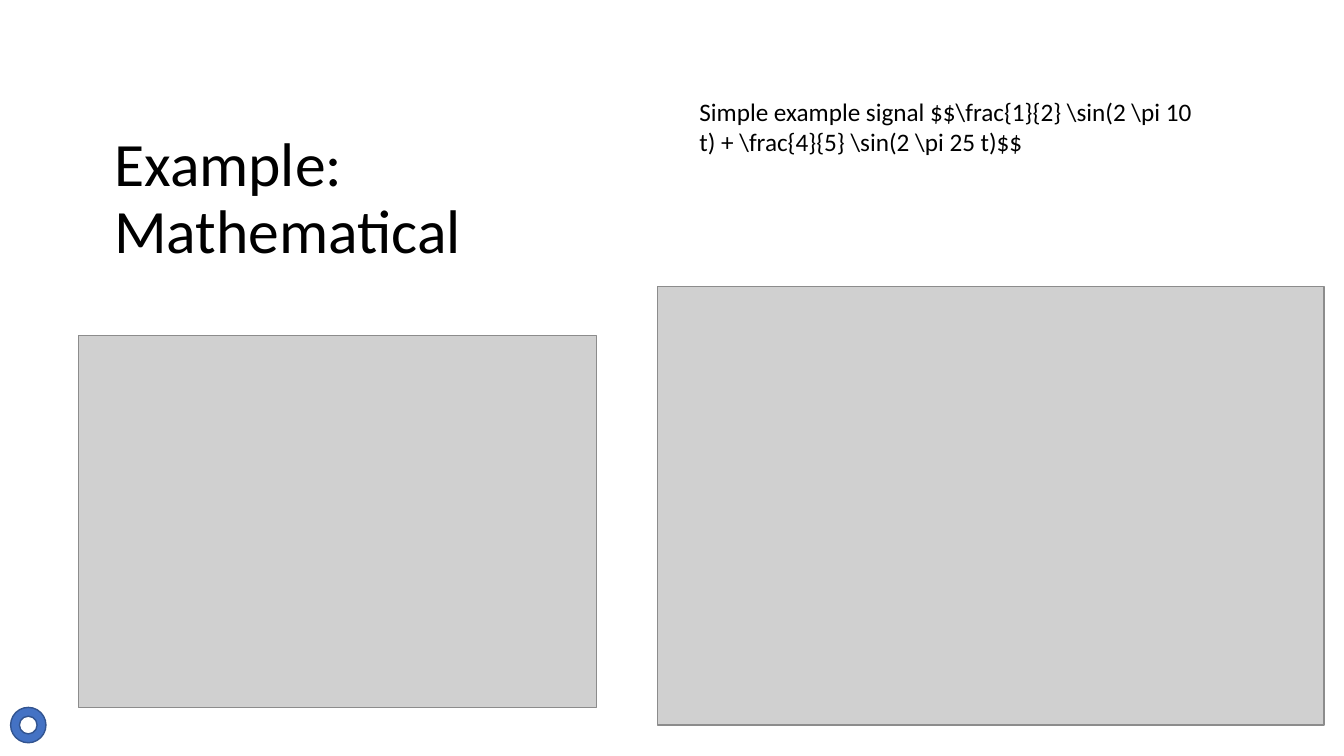
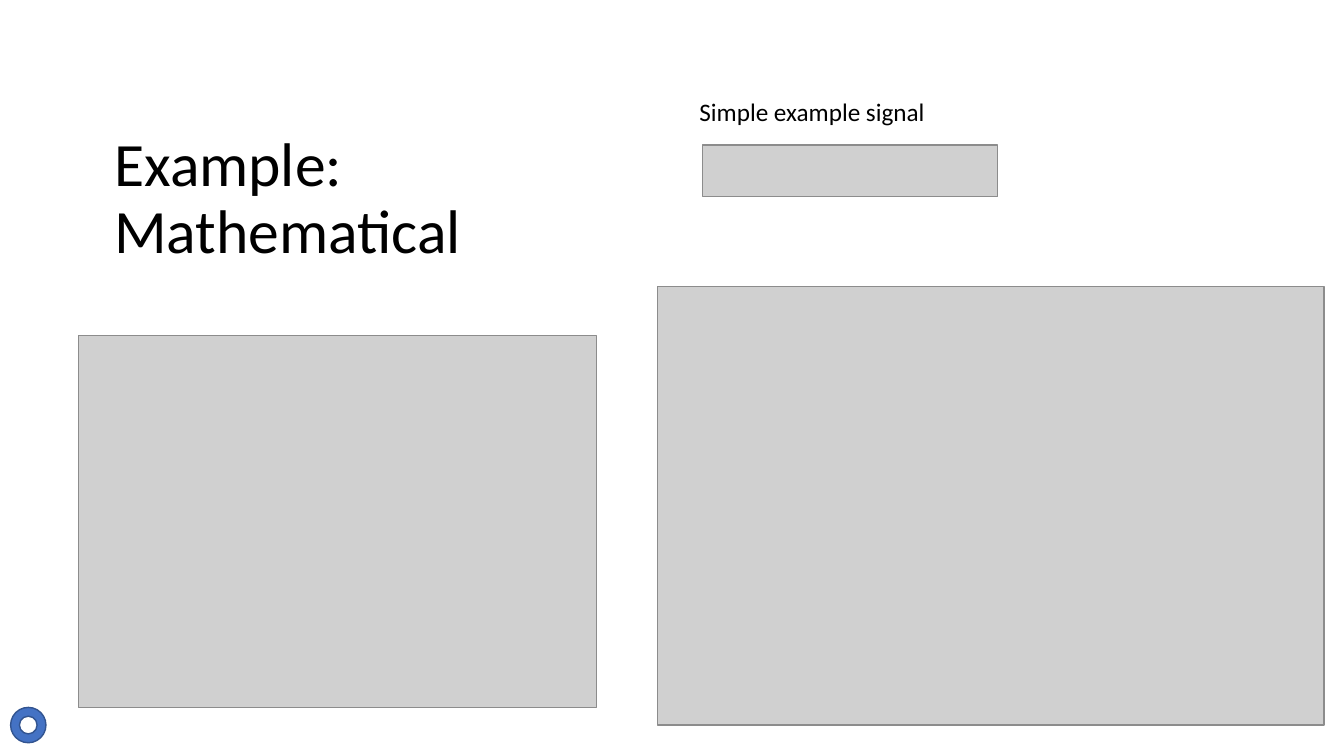
Before and after one commit to Tsintsuntsini/PHYS_581, a slide deck: slide 12 of Presentation2/The Lomb-Scargle Algorithm-v2.pptx. Drawn at 1344x756 pixels with LibreOffice and Linux fonts; fonts in the diff are those of the drawing; grey boxes stand for pictures. Boxes give left, top, right and bottom in pixels: in the first picture for what was removed or moved away, otherwise in the second. Text is boxed around its words. In the diff, an @@ line names an element or a change of style, - is before the commit and + after.

```diff
--- a/Presentation2/The Lomb-Scargle Algorithm-v2.pptx
+++ b/Presentation2/The Lomb-Scargle Algorithm-v2.pptx
@@ text at box(699, 103, 925, 126): text changed @@
-Simple example signal $$\frac{1}{2} \sin(2 \pi 10 t) + \frac{4}{5} \sin(2 \pi 25 t)$$
+Simple example signal
@@ picture added at box(703, 145, 998, 198) @@
```
Also in this commit, not shown: 2 other slides changed, 1 slide removed, 2 other files.
